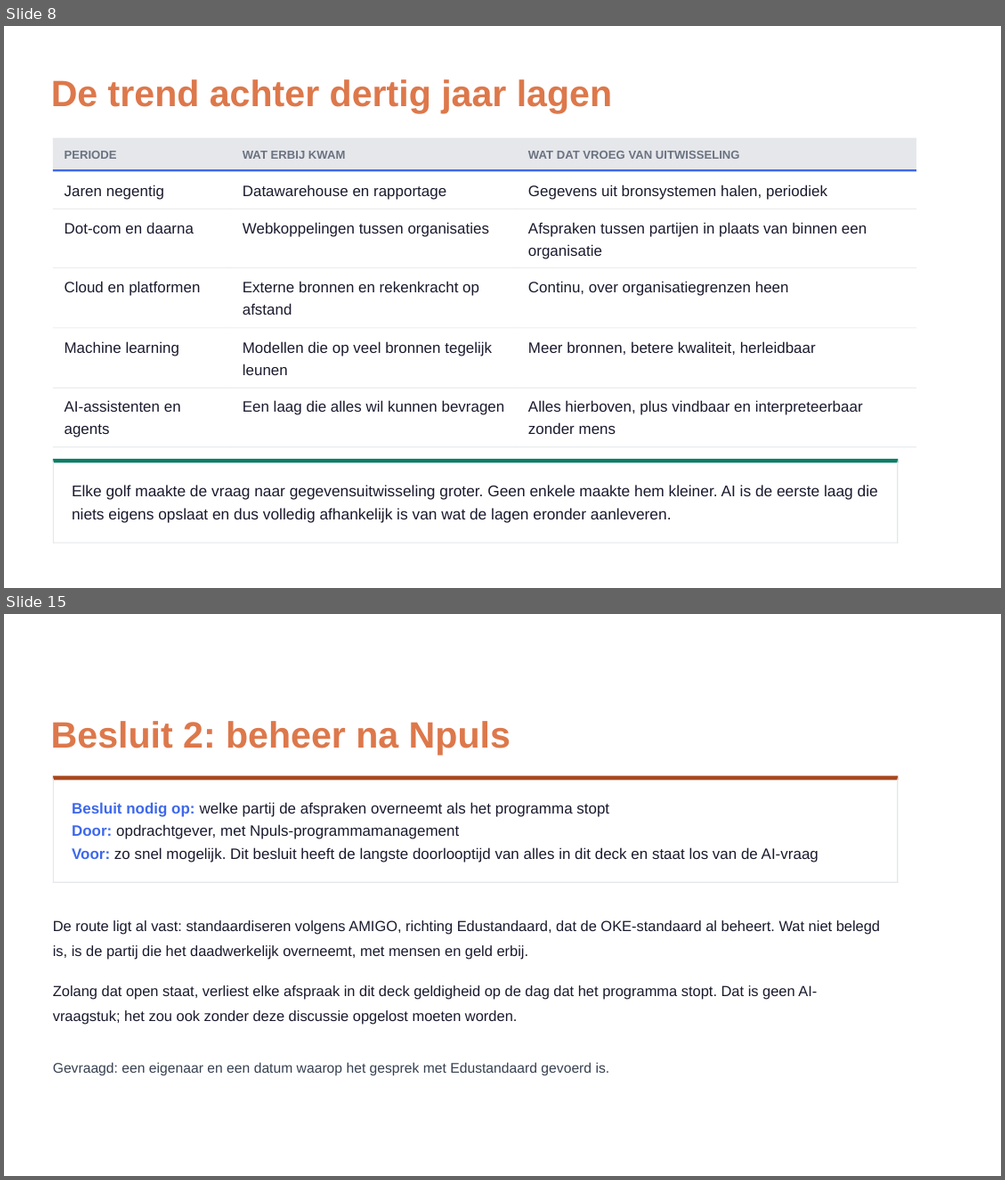
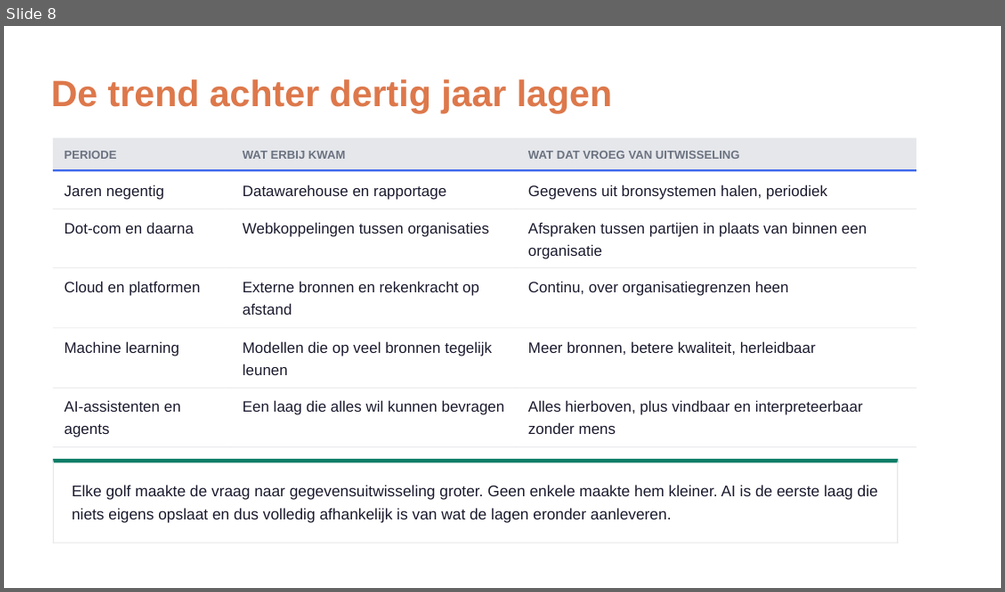
Before and after one commit to Npuls-OKx/meta, a slide deck: presentaties/export/260904_ai_houdbaarheid/260904_ai_houdbaarheid.pptx. Shown one above the other, each under a label of ours: slides 8 and 15 before the commit, slide 8 after it; the slides between them are not shown. The pictures are 1005x1180 and 1005x592 pixels, drawn with LibreOffice and Linux fonts; fonts in the diff are those of the drawing; background and template pictures are left out. Boxes give left, top, right and bottom in pixels: in the first picture for what was removed or moved away, otherwise in the second. Text is boxed around its words. In the diff, an @@ line names an element or a change of style, - is before the commit and + after.

```diff
--- a/presentaties/export/260904_ai_houdbaarheid/260904_ai_houdbaarheid.pptx
+++ b/presentaties/export/260904_ai_houdbaarheid/260904_ai_houdbaarheid.pptx
@@ slide 15 removed at (4,614,1001,1176), background picture (left out) @@
@@ freeform shape removed at (4,614,1001,1176) @@
@@ freeform shape removed at (4,614,1001,1176) @@
@@ text removed at (51,721,510,755) @@
-Besluit 2: beheer na Npuls
@@ freeform shape removed at (53,776,898,883) @@
@@ freeform shape removed at (53,776,898,780) @@
@@ freeform shape removed at (53,776,54,883) @@
@@ freeform shape removed at (898,776,898,883) @@
@@ text removed at (72,802,609,817) @@
-Besluit nodig op: welke partij de afspraken overneemt als het programma stopt
@@ text removed at (72,824,459,839) @@
-Door: opdrachtgever, met Npuls-programmamanagement
@@ text removed at (72,847,818,862) @@
-Voor: zo snel mogelijk. Dit besluit heeft de langste doorlooptijd van alles in dit deck en staat los van de AI-vraag
@@ freeform shape removed at (53,882,898,883) @@
@@ text removed at (53,920,880,934) @@
-De route ligt al vast: standaardiseren volgens AMIGO, richting Edustandaard, dat de OKE-standaard al beheert. Wat niet belegd
@@ text removed at (53,945,529,958) @@
-is, is de partij die het daadwerkelijk overneemt, met mensen en geld erbij.
@@ text removed at (53,985,817,999) @@
-Zolang dat open staat, verliest elke afspraak in dit deck geldigheid op de dag dat het programma stopt. Dat is geen AI-
@@ text removed at (53,1010,517,1023) @@
-vraagstuk; het zou ook zonder deze discussie opgelost moeten worden.
@@ text removed at (53,1062,610,1076) @@
-Gevraagd: een eigenaar en een datum waarop het gesprek met Edustandaard gevoerd is.
```
Also in this commit, not shown: 6 slides changed, 5 slides added, 6 other slides removed, 2 other files.
